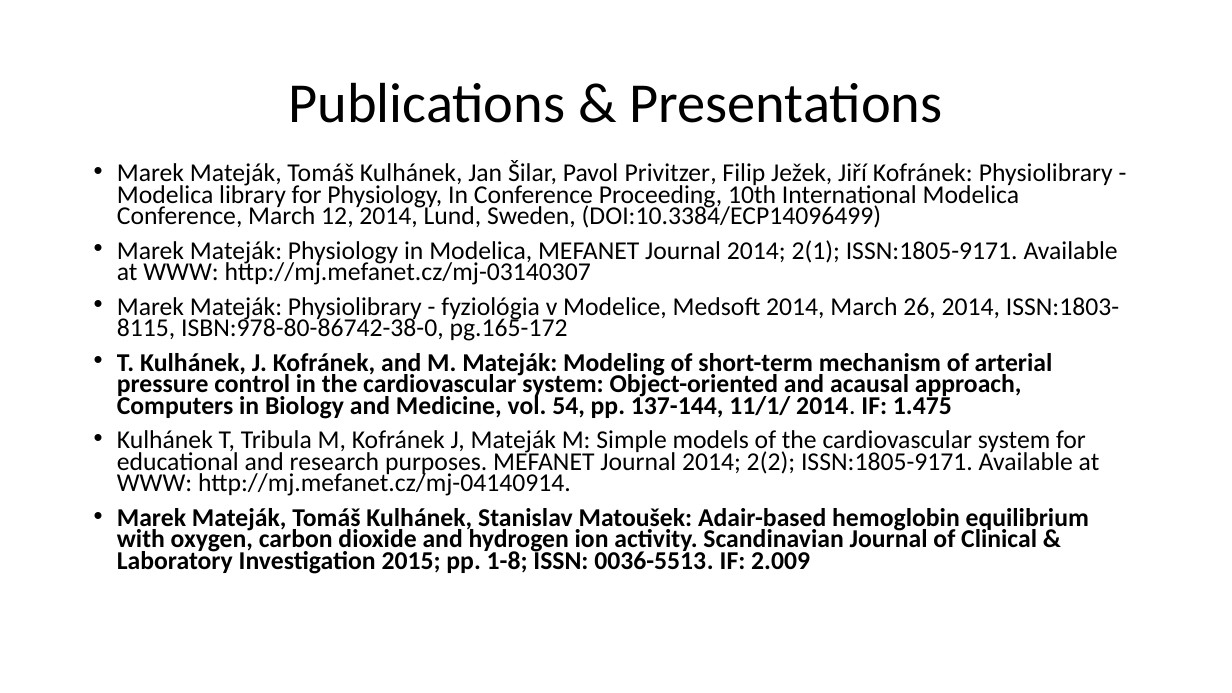
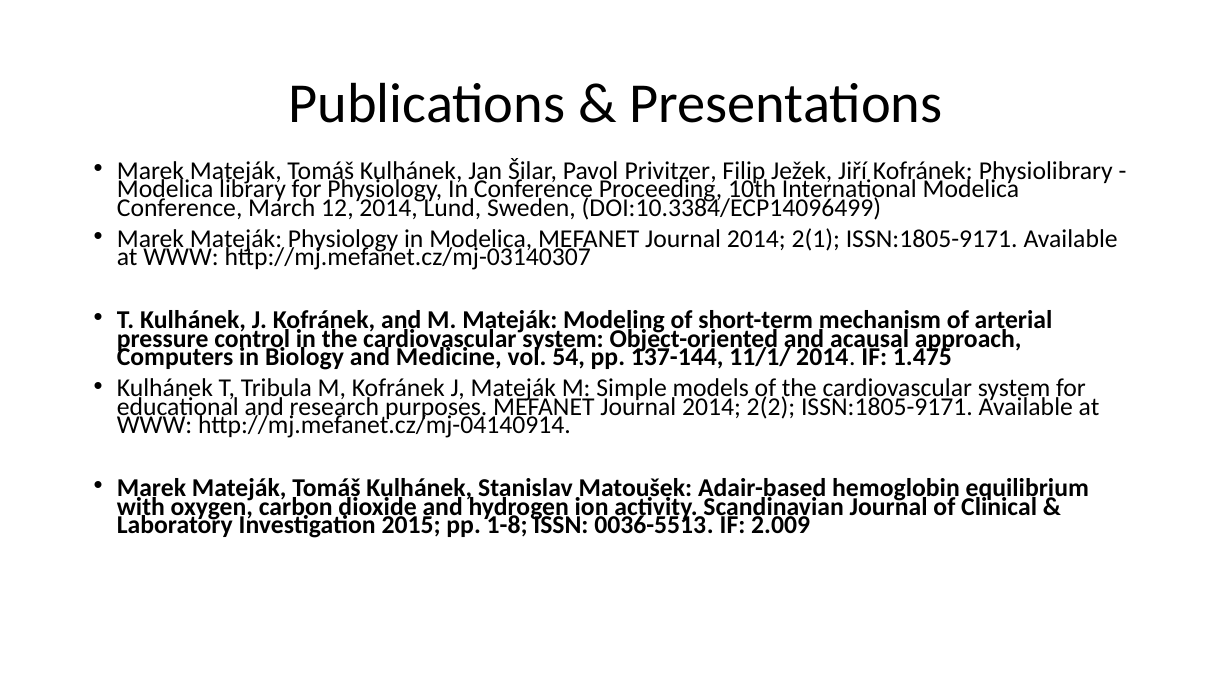
Before and after one commit to MarekMatejak/dissertation, a slide deck: slide 26 of obhajoba.ppt (slide 24 before the commit). Drawn at 1232x693 pixels with LibreOffice and Linux fonts; fonts in the diff are those of the drawing. Boxes give left, top, right and bottom in pixels: in the first picture for what was removed or moved away, otherwise in the second. Text is boxed around its words. In the diff, an @@ line names an element or a change of style, - is before the commit and + after.

```diff
--- a/obhajoba.ppt
+++ b/obhajoba.ppt
@@ text "Marek Mateják, Tomáš Kulhánek, Jan ..." at bbox=[117, 158, 1118, 538]: line spacing 0.7 to 0.6 @@
@@ text at bbox=[117, 297, 1119, 341]: paragraph removed @@
-• Marek Mateják: Physiolibrary - fyziológia v Modelice, Medsoft 2014, March 26, 2014, ISSN:1803-8115, ISBN:978-80-86742-38-0, pg.165-172
```
Also in this commit, not shown: 11 other slides changed, 2 slides added.
